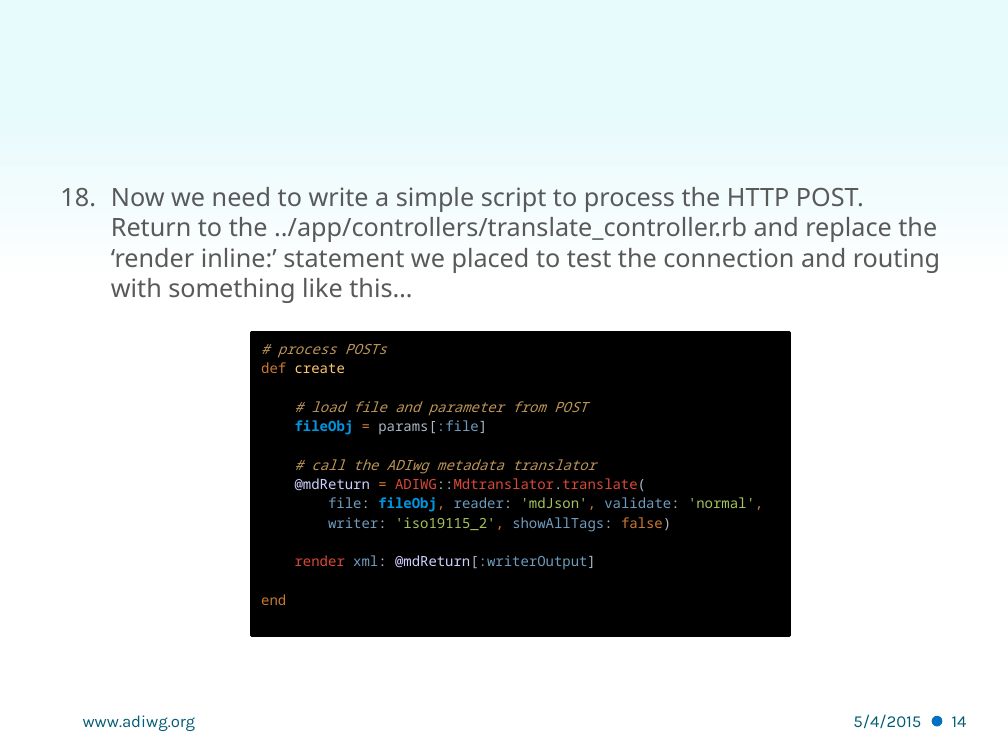
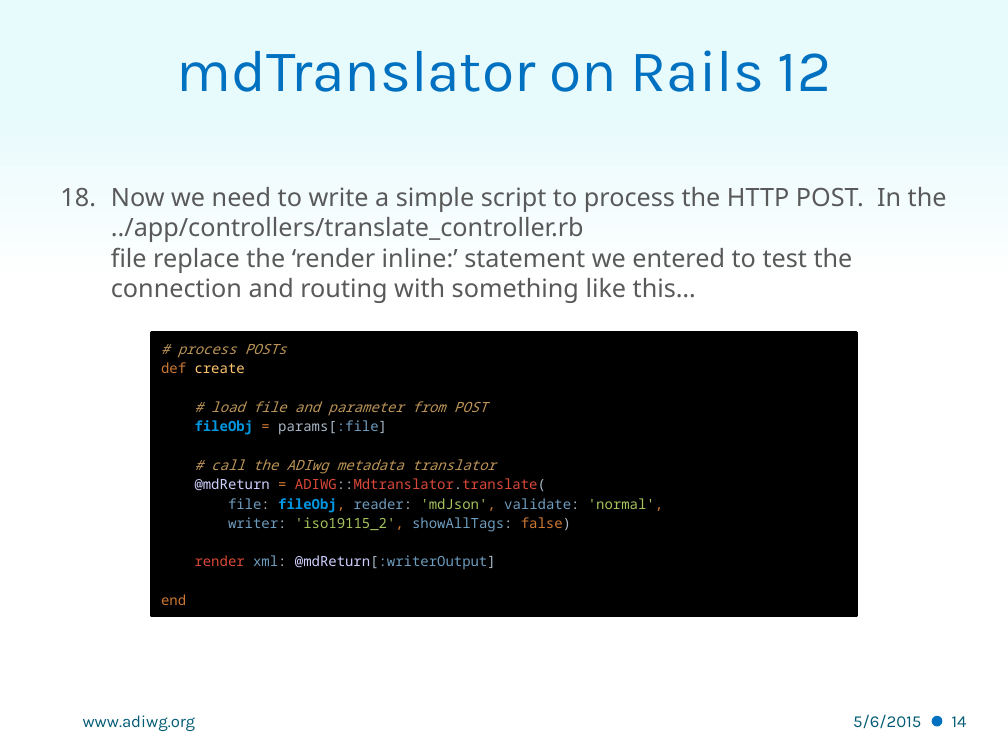
Before and after one commit to adiwg/mdWorkshop, a slide deck: slide 14 of S3 - Rails Application.pptx. Drawn at 1008x756 pixels with LibreOffice and Linux fonts; fonts in the diff are those of the drawing; background and template pictures are left out. Boxes give left, top, right and bottom in pixels: in the first picture for what was removed or moved away, otherwise in the second. Text is boxed around its words. In the diff, an @@ line names an element or a change of style, - is before the commit and + after.

```diff
--- a/S3 - Rails Application.pptx
+++ b/S3 - Rails Application.pptx
@@ title added at box(176, 50, 831, 92), 42 pt, text #0070C0 @@
+mdTranslator on Rails 12
@@ text at box(111, 187, 947, 303): text changed @@
-18. Now we need to write a simple script to process the HTTP POST. Return to the ../app/controllers/translate_controller.rb and replace the ‘render inline:’ statement we placed to test the connection and routing with something like this…
+18. Now we need to write a simple script to process the HTTP POST. In the ../app/controllers/translate_controller.rb
+    file replace the ‘render inline:’ statement we entered to test the connection and routing with something like this…
@@ rectangle "# process POSTs def create ...": place and size @@
-rectangle "# process POSTs def create ..." at box(251, 333, 789, 635)
+rectangle "# process POSTs def create ..." at box(151, 333, 857, 615)
@@ text at box(853, 714, 921, 729): text changed @@
-5/4/2015
+5/6/2015
```
Also in this commit, not shown: 16 other slides changed, 3 other files.
